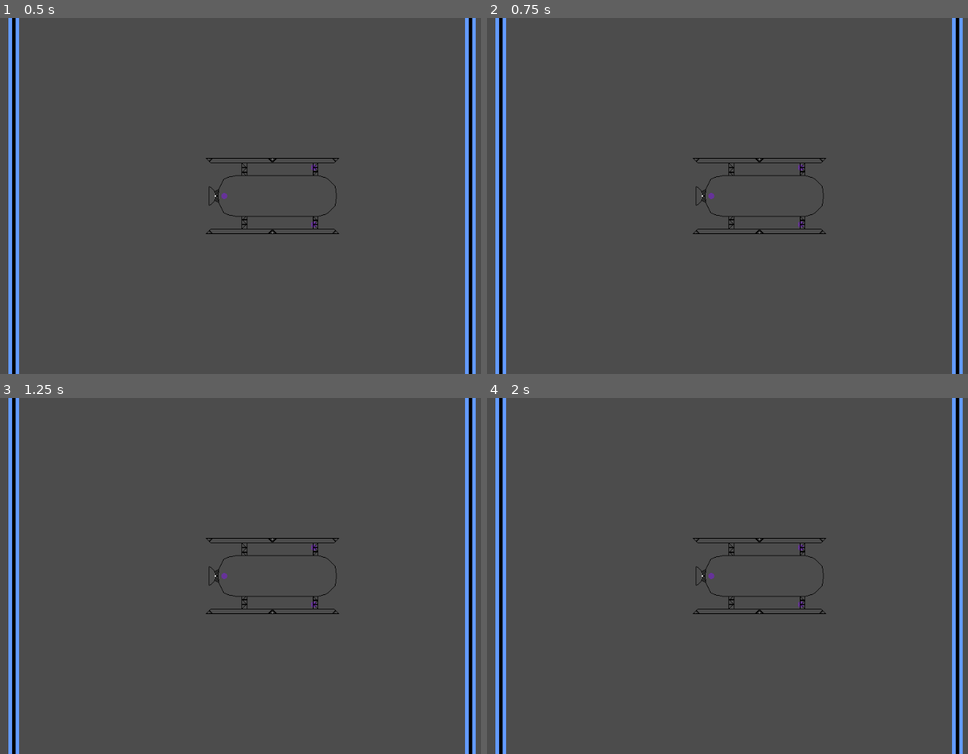
Above: before the commit, frames 1-4 (two rows, left to right).
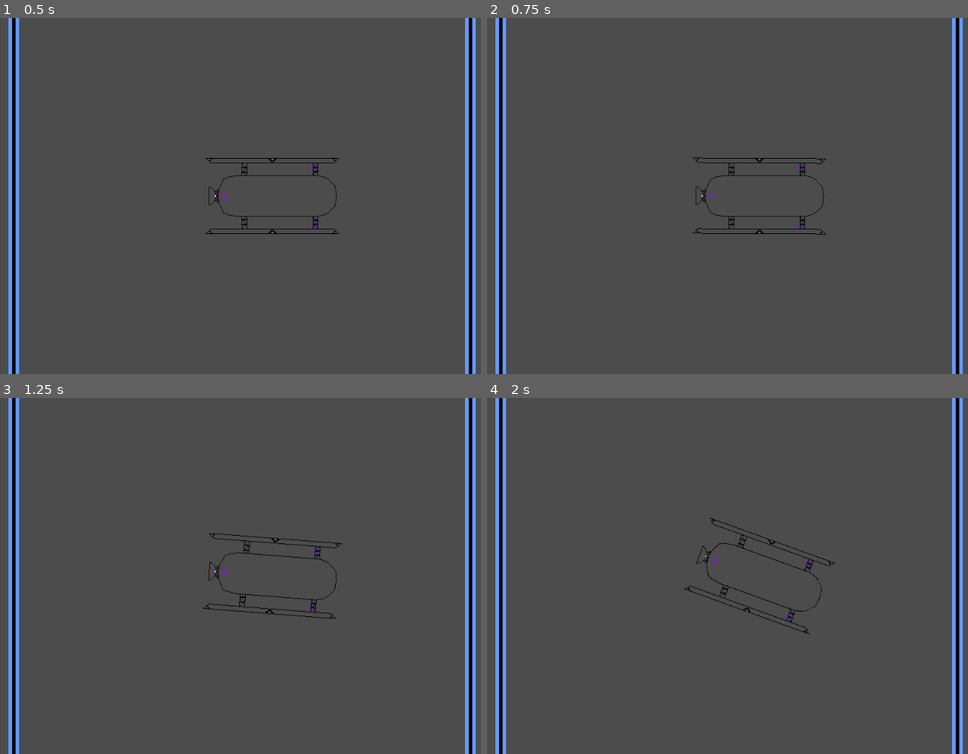
Above: after the commit, the same moments.

Repository: LottieVixen/space-game
Game: Godot game, scene res://levels/World.tscn
Same seed, same stepped clock (60 frames per second), same inputs: the game is played once before the commit and once after it. The project has no main scene, so this scene is started directly.
Inputs (mouse positions are in pixels of both pictures, inside the frame that each line leads up to):
- Up to frame 1 (0.5 s): no input
- Up to frame 2 (0.75 s): tap Enter at 0.5 s; move the mouse to (891, 178) at 0.52 s; hold E (roll_right) from 0.53 s (still down); click (891, 178) at 0.67 s
- Up to frame 3 (1.25 s): keep holding E (roll_right); tap Space (jump) at 0.77 s
- Up to frame 4 (2 s): keep holding E (roll_right); move the mouse to (636, 593) at 1.27 s; tap Space (jump) at 1.52 s

Frame 1 is identical in both runs. In frame 2, less than 0.1% of the frame differs, in the area x 42-71%, y 39-61%; in frame 3, 0.9%; in frame 4, 1.1%, in the area x 40-73%, y 33-67%.

Commit message:
added some impluses to the ship

Diff:
--- a/Rope.gd
+++ b/Rope.gd
@@ -15,7 +15,8 @@
 func _process(_delta):
 	get_rope_points()
 	if !rope_points.empty():
-		update
+		#update
+		pass
 
 
 func spawn_rope(start_pos:Vector2, end_pos:Vector2):
--- a/levels/Ship_03.gd
+++ b/levels/Ship_03.gd
@@ -6,6 +6,8 @@
 #thrust Vectors
 export (Vector2) var thrust_force = Vector2(15,0)
 var thrust_rev = Vector2(-7.5,0)
+var thrust_up = Vector2(0,7.5)
+var thrust_down = Vector2(0,-7.5)
 
 #controls
 var forward = 0
@@ -37,7 +39,7 @@
 	else:
 		roll_left = 0
 	if Input.is_action_pressed("roll_right"):
-		roll_right = 0
+		roll_right = 1
 	else:
 		roll_right = 0
 
@@ -52,7 +54,13 @@
 	apply_impulse(to_local($Thrusters/Rear.global_position), thrust_force * forward)
 	apply_impulse(to_local($Thrusters/Left/Forward.global_position), thrust_rev * reverse)
 	apply_impulse(to_local($Thrusters/Right/Forward.global_position), thrust_rev * reverse)
-	#add_force(Vector2(0,0), thrust_force)
+
+	apply_impulse(to_local($Thrusters/Left/Rear.global_position), thrust_up * roll_left)
+	apply_impulse(to_local($Thrusters/Right/Front.global_position), thrust_down * roll_left)
+
+	apply_impulse(to_local($Thrusters/Left/Front.global_position), thrust_up * roll_right)
+	apply_impulse(to_local($Thrusters/Right/Rear.global_position), thrust_down * roll_right)
+
 
 func debug():
 	print("local:" + String(to_local($Thrusters/Rear.global_position)))
